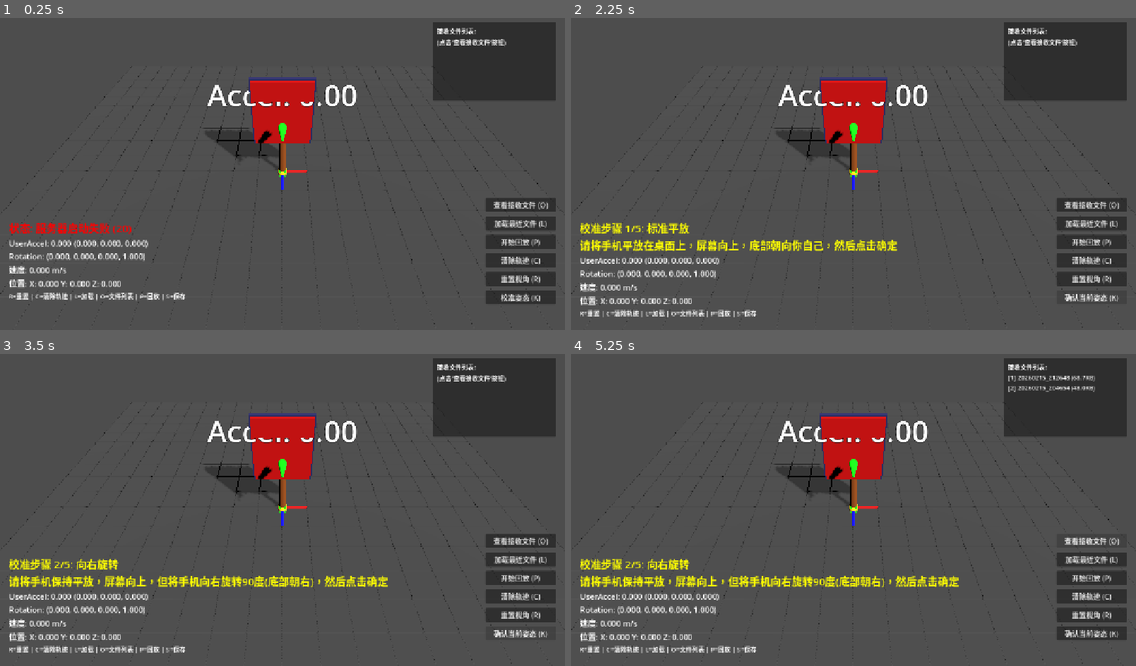
Above: before the commit, frames 1-4 (two rows, left to right).
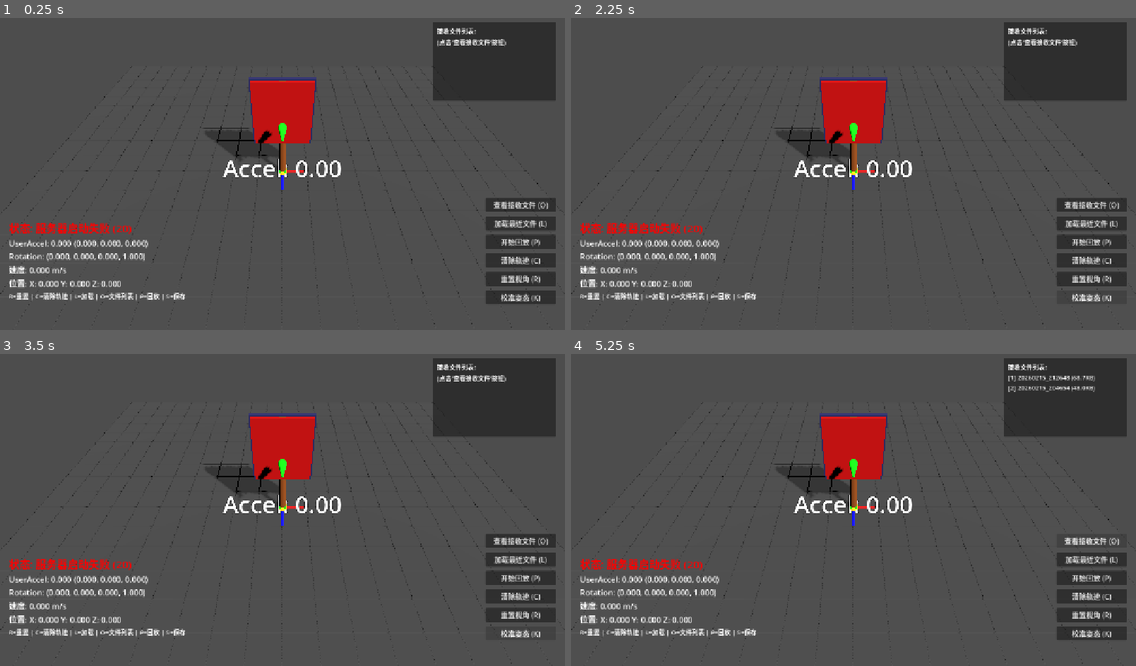
Above: after the commit, the same moments.

Repository: seekerzz/godot-server
Game: Godot game, scene res://main.tscn
Same seed, same stepped clock (60 frames per second), same inputs: the game is played once before the commit and once after it.
Inputs:
- Up to frame 1 (0.25 s): no input
- Up to frame 2 (2.25 s): click "清除轨迹 (C)" at 0.5 s; click "重置视角 (R)" at 1.25 s; click "校准姿态 (K)" at 2 s
- Up to frame 3 (3.5 s): click "确认当前姿态 (K)" (after the commit: "校准姿态 (K)") at 2.75 s
- Up to frame 4 (5.25 s): click "开始回放 (P)" at 3.5 s; click "开始回放 (P)" at 4.25 s; click "查看接收文件 (O)" at 5 s

The runs differ from the first frame. In frame 1, 1.0% of the frame differs, in the area x 36-64%, y 20-52%; in frame 2, 5.3%; in frame 3, 5.6%; in frame 4, 5.6%, in the area x 1-97%, y 20-96%.

Commit message:
Refactor sensor_server.gd: Replace Paddle with Phone visual, update physics, and simplify calibration.
- Replaced `create_paddle_model` with `create_phone_visuals` (BoxMesh phone model).
- Removed `PaddleModel`, `Lightsaber`, `TrailEmitter`, and related effects.
- Removed complex calibration logic (`start_calibration` etc.) and `convert_quaternion_to_godot`.
- Implemented simple Tare calibration (R/Space key) via `calibration_offset`.
- Updated physics to use `world_accel = display_rotation * user_accel_data`.
- Updated UI to reflect phone position.
- Strictly preserved UDP/JSON parsing, file transfer, and recording/playback logic.

Co-authored-by: seekerzz <30581485+seekerzz@users.noreply.github.com>

Diff:
--- a/sensor_server.gd
+++ b/sensor_server.gd
@@ -17,7 +17,7 @@
 
 # 运动计算 - 弹性回中算法
 var velocity := Vector3.ZERO
-var paddle_position := Vector3.ZERO
+var phone_position := Vector3.ZERO
 
 # 导出变量 - 可调整的运动参数
 @export var friction: float = 5.0  # 速度衰减系数
@@ -25,9 +25,8 @@
 @export var origin_position: Vector3 = Vector3.ZERO  # 中心点位置
 @export var max_displacement: float = 5.0  # 最大位移限制
 
-# 轨迹记录
-var trajectory_points: Array[Vector3] = []
-var trajectory_lines: Array[MeshInstance3D] = []
+# 校准偏移
+var calibration_offset: Quaternion = Quaternion.IDENTITY
 
 # 录制数据缓存
 var is_recording := false
@@ -59,9 +58,8 @@
 @onready var rotation_label: Label = %RotationLabel
 @onready var velocity_label: Label = %VelocityLabel
 @onready var position_label: Label = %PositionLabel
-@onready var trajectory_container: Node3D = %TrajectoryContainer
-@onready var paddle_model: Node3D = $PaddleModel
-@onready var paddle_pivot: Node3D = $PaddleModel/Pivot
+# @onready var trajectory_container: Node3D = %TrajectoryContainer # 移除轨迹容器引用
+var phone_visual: Node3D
 @onready var debug_label_3d: Label3D = %DebugLabel3D
 
 # 按钮引用
@@ -77,34 +75,12 @@
 var frame_count := 0
 var last_packet_time := 0.0
 
-# 校准系统
-var is_calibrating := false
-var calibration_step := 0
-var calibration_data: Array[Dictionary] = []
-var calibration_messages: Array[String] = [
-"请将手机平放在桌面上，屏幕向上，底部朝向你自己，然后点击确定",
-"请将手机保持平放，屏幕向上，但将手机向右旋转90度(底部朝右)，然后点击确定",
-"请将手机保持平放，屏幕向上，但将手机向左旋转90度(底部朝左)，然后点击确定",
-"请将手机竖直握持，屏幕朝向你，底部朝下，然后点击确定",
-"校准完成！点击确定保存校准数据"
-]
-var calibration_poses: Array[String] = [
-"标准平放",
-"向右旋转",
-"向左旋转",
-"竖直握持",
-"完成"
-]
-# 手动校准矩阵（通过采样确定）
-var calibration_matrix: Basis = Basis.IDENTITY
-var use_calibration_matrix := false
-
 func _ready():
 	start_server()
 	create_ground_grid()
 	connect_buttons()
-	create_paddle_model()
-	print("[控制] 按键说明: R=重置视角 | C=清除轨迹 | L=加载最近文件 | O=查看接收文件 | P=回放 | S=保存数据 | ESC=退出")
+	create_phone_visuals()
+	print("[控制] 按键说明: R/Space=重置视角(Tare) | L=加载最近文件 | O=查看接收文件 | P=回放 | S=保存数据 | ESC=退出")
 	print("[提示] 接收的文件保存在 received_files/ 文件夹，也可以使用右侧按钮操作")
 
 func connect_buttons():
@@ -115,20 +91,12 @@
 	if playback_button:
 		playback_button.pressed.connect(toggle_local_playback)
 	if clear_button:
-		clear_button.pressed.connect(clear_trajectory)
+		# clear_button.pressed.connect(clear_trajectory) # 移除轨迹清除
+		pass
 	if reset_button:
 		reset_button.pressed.connect(reset_view)
 	if calibrate_button:
-		calibrate_button.pressed.connect(on_calibrate_button_pressed)
-
-func on_calibrate_button_pressed():
-	"""校准按钮点击处理"""
-	if is_calibrating:
-		# 校准模式下，按钮变成确认按钮
-		record_calibration_sample()
-	else:
-		# 非校准模式下，开始校准
-		start_calibration()
+		calibrate_button.pressed.connect(reset_view) # 校准按钮现在只是重置/Tare
 
 func start_server():
 	udp_socket = PacketPeerUDP.new()
@@ -153,7 +121,7 @@
 		if local_playback_timer >= (1.0 / PLAYBACK_FPS):
 			local_playback_timer = 0.0
 			process_local_playback_frame()
-		update_paddle_visualization(delta)
+		update_phone_visualization(delta)
 		update_ui()
 		return
 
@@ -179,8 +147,8 @@
 					if frame_count % 60 == 0:
 						print("[接收] JSON消息: %s" % data_str.substr(0, 100))
 
-	# 更新乒乓球拍3D模型
-	update_paddle_visualization(delta)
+	# 更新手机3D模型
+	update_phone_visualization(delta)
 
 	# 更新UI
 	update_ui()
@@ -289,301 +257,99 @@
 				handle_file_transfer_end(data)
 				return
 
-func create_paddle_model():
-	"""程序化创建乒乓球拍模型（如果场景中没有）"""
-	if paddle_model != null:
-		return  # 场景中已经存在
-
-	# 创建球拍根节点
-	paddle_model = Node3D.new()
-	paddle_model.name = "PaddleModel"
-	add_child(paddle_model)
-
-	# 创建旋转中心点（Pivot）
-	var pivot = Node3D.new()
-	pivot.name = "Pivot"
-	paddle_model.add_child(pivot)
-
-	# 创建手柄 - 圆柱体
-	var handle_mesh = CylinderMesh.new()
-	handle_mesh.top_radius = 0.08
-	handle_mesh.bottom_radius = 0.08
-	handle_mesh.height = 1.5
-
-	var handle_material = StandardMaterial3D.new()
-	handle_material.albedo_color = Color(0.4, 0.2, 0.1)  # 棕色
-	handle_material.roughness = 0.8
-
-	var handle = MeshInstance3D.new()
-	handle.name = "Handle"
-	handle.mesh = handle_mesh
-	handle.material_override = handle_material
-	handle.position = Vector3(0, 0.75, 0)  # 向上偏移使Pivot位于底部
-	pivot.add_child(handle)
-
-	# 创建拍面 - 扁平圆柱体
-	var face_mesh = CylinderMesh.new()
-	face_mesh.top_radius = 1.0
-	face_mesh.bottom_radius = 1.0
-	face_mesh.height = 0.1
-
-	var face_material = StandardMaterial3D.new()
-	face_material.albedo_color = Color(0.8, 0.1, 0.1)  # 红色橡胶
-	face_material.roughness = 0.4
-	face_material.metallic = 0.1
-
-	var face = MeshInstance3D.new()
-	face.name = "Face"
-	face.mesh = face_mesh
-	face.material_override = face_material
-	face.position = Vector3(0, 2.0, 0)  # 手柄上方
-	pivot.add_child(face)
-
-	# 创建拍面边缘（可选，增加视觉效果）
-	var rim_mesh = CylinderMesh.new()
-	rim_mesh.top_radius = 1.02
-	rim_mesh.bottom_radius = 1.02
-	rim_mesh.height = 0.12
-
-	var rim_material = StandardMaterial3D.new()
-	rim_material.albedo_color = Color(0.2, 0.2, 0.2)  # 深色边缘
-
-	var rim = MeshInstance3D.new()
-	rim.name = "Rim"
-	rim.mesh = rim_mesh
-	rim.material_override = rim_material
-	rim.position = Vector3(0, 2.0, 0)
-	pivot.add_child(rim)
-
-	# 创建拖尾发射器
-	var trail_emitter = GPUParticles3D.new()
-	trail_emitter.name = "TrailEmitter"
-	trail_emitter.position = Vector3(0, 2.8, 0)  # 拍头位置
-	trail_emitter.emitting = true
-	trail_emitter.amount = 100
-	trail_emitter.lifetime = 0.5
-
-	# 创建粒子材质
-	var particle_material = ParticleProcessMaterial.new()
-	particle_material.emission_shape = ParticleProcessMaterial.EMISSION_SHAPE_POINT
-	particle_material.direction = Vector3(0, 0, 0)
-	particle_material.spread = 0.0
-	particle_material.initial_velocity_min = 0.0
-	particle_material.initial_velocity_max = 0.0
-	particle_material.scale_min = 0.1
-	particle_material.scale_max = 0.3
-	particle_material.color = Color(0.8, 0.2, 0.2, 0.6)
-	trail_emitter.process_material = particle_material
-
-	# 创建粒子网格
-	var particle_mesh = SphereMesh.new()
-	particle_mesh.radius = 0.05
-	particle_mesh.height = 0.1
-	trail_emitter.draw_pass_1 = particle_mesh
-
-	pivot.add_child(trail_emitter)
-
-func update_paddle_visualization(delta: float):
-	if paddle_model == null or paddle_pivot == null:
-		return
-
-	# 1. 姿态：直接应用接收到的四元数到模型
-	# 将Unity坐标系的四元数转换为Godot坐标系
-	# Unity:左手坐标系 Y-up, Godot:右手坐标系 Y-up (需要转换)
-	var godot_rotation = convert_quaternion_to_godot(current_rotation)
-	paddle_pivot.quaternion = godot_rotation
-
-	# 2. 位置：弹性回中算法
-	_update_paddle_position(delta)
-
-	# 3. 更新拖尾效果
-	_update_trail_effect()
-
-	# 4. 更新调试3D标签
+func create_phone_visuals():
+	"""程序化创建手机模型"""
+	if phone_visual != null:
+		return
+
+	phone_visual = Node3D.new()
+	phone_visual.name = "PhoneVisual"
+	add_child(phone_visual)
+
+	# 1. 机身 Body
+	var body_mesh = BoxMesh.new()
+	body_mesh.size = Vector3(0.075, 0.15, 0.01) # 宽0.075, 高0.15, 厚0.01
+
+	var body_mat = StandardMaterial3D.new()
+	body_mat.albedo_color = Color(0.2, 0.2, 0.2) # 深灰色
+	body_mat.metallic = 0.8
+	body_mat.roughness = 0.3
+
+	var body = MeshInstance3D.new()
+	body.name = "Body"
+	body.mesh = body_mesh
+	body.material_override = body_mat
+	phone_visual.add_child(body)
+
+	# 2. 屏幕 Screen (Z+ 面)
+	var screen_mesh = BoxMesh.new()
+	screen_mesh.size = Vector3(0.07, 0.14, 0.001) # 略小
+
+	var screen_mat = StandardMaterial3D.new()
+	screen_mat.albedo_color = Color(0.0, 0.0, 0.0)
+	screen_mat.emission_enabled = true
+	screen_mat.emission = Color(0.1, 0.1, 0.1) # 微弱发光
+
+	var screen = MeshInstance3D.new()
+	screen.name = "Screen"
+	screen.mesh = screen_mesh
+	screen.material_override = screen_mat
+	screen.position = Vector3(0, 0, 0.0055) # 稍微突出于机身
+	phone_visual.add_child(screen)
+
+	# 3. 标记 Notch (顶部)
+	var notch_mesh = BoxMesh.new()
+	notch_mesh.size = Vector3(0.02, 0.005, 0.001)
+
+	var notch_mat = StandardMaterial3D.new()
+	notch_mat.albedo_color = Color(0.1, 0.1, 0.1)
+
+	var notch = MeshInstance3D.new()
+	notch.name = "Notch"
+	notch.mesh = notch_mesh
+	notch.material_override = notch_mat
+	notch.position = Vector3(0, 0.065, 0.006) # 位于屏幕上方
+	phone_visual.add_child(notch)
+
+func update_phone_visualization(delta: float):
+	if phone_visual == null:
+		return
+
+	# 1. 姿态计算
+	# display_rotation = calibration_offset * current_rotation
+	var display_rotation = calibration_offset * current_rotation
+	phone_visual.quaternion = display_rotation
+
+	# 2. 物理与位移
+	# 将本地加速度转换为世界加速度
+	# world_accel = display_rotation * user_accel_local
+	var world_accel = display_rotation * user_accel_data
+
+	# 速度积分
+	velocity += world_accel * delta
+
+	# 阻力
+	velocity = velocity.lerp(Vector3.ZERO, friction * delta)
+
+	# 位置积分
+	phone_position += velocity * delta
+
+	# 弹性回中
+	phone_position = phone_position.lerp(origin_position, return_speed * delta)
+
+	# 范围限制 (Clamp)
+	phone_position.x = clamp(phone_position.x, -max_displacement, max_displacement)
+	phone_position.y = clamp(phone_position.y, -max_displacement, max_displacement) # 允许上下移动
+	phone_position.z = clamp(phone_position.z, -max_displacement, max_displacement)
+
+	# 应用位置
+	phone_visual.position = phone_position
+
+	# 更新调试标签
 	if debug_label_3d:
 		var accel_mag = user_accel_data.length()
 		debug_label_3d.text = "Accel: %.2f" % accel_mag
-		debug_label_3d.position = paddle_position + Vector3(0, 3.5, 0)
-
-	# 5. 更新光剑效果
-	_update_lightsaber_effect()
-
-func _update_lightsaber_effect():
-	"""更新光剑效果：根据加速度大小改变颜色和长度"""
-	if paddle_pivot == null:
-		return
-
-	var lightsaber = paddle_pivot.get_node_or_null("Lightsaber")
-	var lightsaber_glow = paddle_pivot.get_node_or_null("LightsaberGlow")
-	if lightsaber == null or lightsaber_glow == null:
-		return
-
-	# 计算加速度大小
-	var accel_mag = user_accel_data.length()
-
-	# 根据加速度大小决定颜色
-	# 低加速度: 绿色 -> 中加速度: 黄色 -> 高加速度: 红色
-	var color: Color
-	if accel_mag < 2.0:
-		# 绿色到黄色的渐变
-		var t = clamp(accel_mag / 2.0, 0.0, 1.0)
-		color = Color(0, 1, 0, 1).lerp(Color(1, 1, 0, 1), t)
-	elif accel_mag < 5.0:
-		# 黄色到橙色的渐变
-		var t = clamp((accel_mag - 2.0) / 3.0, 0.0, 1.0)
-		color = Color(1, 1, 0, 1).lerp(Color(1, 0.5, 0, 1), t)
-	else:
-		# 橙色到红色的渐变
-		var t = clamp((accel_mag - 5.0) / 5.0, 0.0, 1.0)
-		color = Color(1, 0.5, 0, 1).lerp(Color(1, 0, 0, 1), t)
-
-	# 更新光剑材质颜色
-	var material = lightsaber.material_override as StandardMaterial3D
-	if material:
-		material.albedo_color = color
-		material.emission = color
-
-	var glow_material = lightsaber_glow.material_override as StandardMaterial3D
-	if glow_material:
-		glow_material.albedo_color = Color(color.r, color.g, color.b, 0.3)
-		glow_material.emission = color
-
-	# 根据加速度方向更新光剑朝向和长度
-	# 光剑指向加速度方向，长度表示大小
-	if accel_mag > 0.1:
-		var accel_dir = user_accel_data.normalized()
-		var target_length = clamp(accel_mag * 0.3, 0.5, 3.0)
-
-		# 计算旋转使光剑指向加速度方向
-		var up = Vector3.UP
-		var rotation_basis = Basis()
-		rotation_basis.y = accel_dir
-		rotation_basis.x = up.cross(accel_dir).normalized()
-		if rotation_basis.x.length() < 0.001:
-			rotation_basis.x = Vector3.RIGHT
-		rotation_basis.z = rotation_basis.x.cross(rotation_basis.y).normalized()
-
-		lightsaber.transform = Transform3D(rotation_basis)
-		lightsaber_glow.transform = Transform3D(rotation_basis)
-
-		# 更新长度（缩放Y轴）
-		lightsaber.scale = Vector3(1, target_length, 1)
-		lightsaber_glow.scale = Vector3(1, target_length, 1)
-
-		# 位置偏移（使光剑从拍头开始向外延伸）
-		var offset = accel_dir * target_length * 0.5
-		lightsaber.position = Vector3(0, 3.5, 0) + offset
-		lightsaber_glow.position = Vector3(0, 3.5, 0) + offset
-	else:
-		# 低加速度时缩小光剑
-		lightsaber.scale = Vector3(0.1, 0.1, 0.1)
-		lightsaber_glow.scale = Vector3(0.1, 0.1, 0.1)
-
-func convert_quaternion_to_godot(q: Quaternion) -> Quaternion:
-	"""将Android坐标系的四元数转换为Godot坐标系
-	基于校准数据分析:
-	- 手机平放时 raw≈(0.5, 0.5, 0.5, 0.5)
-	- 竖直握持时 Y≈1.0（绕Y轴旋转）
-
-	期望映射:
-	- 手机屏幕向上(Z+) -> Godot Y+(上)
-	- 手机底部(Y-) -> Godot Z+(朝向玩家)
-	- 手机顶部(Y+) -> Godot Z-(朝向屏幕)
-	- 手机X右 -> Godot X右
-
-	坐标转换:
-	- Android X -> Godot X
-	- Android Y -> Godot -Z
-	- Android Z -> Godot Y
-
-	四元数转换: (x, y, z, w) -> (x, -z, y, w)
-	"""
-	return Quaternion(q.x, -q.z, q.y, q.w).normalized()
-
-func convert_vector_to_godot(v: Vector3) -> Vector3:
-	"""将Android坐标系的向量转换为Godot坐标系
-	坐标映射: (x, y, z) -> (x, -z, y)
-	"""
-	return Vector3(v.x, -v.z, v.y)
-
-func _update_paddle_position(delta: float):
-	"""弹性回中位置更新算法"""
-	# 转换加速度到Godot坐标系
-	var godot_accel = convert_vector_to_godot(user_accel_data)
-
-	# 速度积分
-	velocity += godot_accel * delta
-
-	# 高阻力衰减
-	velocity = velocity.lerp(Vector3.ZERO, friction * delta)
-
-	# 位置积分
-	paddle_position += velocity * delta
-
-	# 弹性回中
-	paddle_position = paddle_position.lerp(origin_position, return_speed * delta)
-
-	# 限制最大位移范围
-	paddle_position.x = clamp(paddle_position.x, -max_displacement, max_displacement)
-	paddle_position.y = clamp(paddle_position.y, 0.0, max_displacement)
-	paddle_position.z = clamp(paddle_position.z, -max_displacement, max_displacement)
-
-	# 应用到模型
-	paddle_model.position = paddle_position
-
-func _update_trail_effect():
-	"""根据移动速度更新拖尾效果"""
-	if paddle_pivot == null:
-		return
-
-	var trail_emitter = paddle_pivot.get_node_or_null("TrailEmitter")
-	if trail_emitter == null:
-		return
-
-	var speed = velocity.length()
-	# 根据速度调整发射率
-	trail_emitter.amount = int(clamp(speed * 20, 10, 100))
-
-	# 记录轨迹点
-	var trail_pos = paddle_position + Vector3(0, 2.8, 0)
-	if trajectory_points.is_empty() or trail_pos.distance_to(trajectory_points[-1]) > 0.05:
-		add_trajectory_point(trail_pos)
-
-func add_trajectory_point(pos: Vector3):
-	trajectory_points.append(pos)
-
-	if trajectory_points.size() > MAX_TRAJECTORY_POINTS:
-		trajectory_points.pop_front()
-		if trajectory_lines.size() > 0:
-			var old_line = trajectory_lines.pop_front()
-			old_line.queue_free()
-
-	if trajectory_points.size() >= 2:
-		var start_pos = trajectory_points[-2]
-		var end_pos = trajectory_points[-1]
-		create_trajectory_line(start_pos, end_pos)
-
-func create_trajectory_line(start_pos: Vector3, end_pos: Vector3):
-	var mesh_instance = MeshInstance3D.new()
-	var mesh = ImmediateMesh.new()
-	mesh_instance.mesh = mesh
-
-	mesh.surface_begin(Mesh.PRIMITIVE_LINES)
-	mesh.surface_set_color(Color(0, 1, 1, 0.8))
-	mesh.surface_add_vertex(start_pos)
-	mesh.surface_add_vertex(end_pos)
-	mesh.surface_end()
-
-	var material = StandardMaterial3D.new()
-	material.albedo_color = Color(0, 0.8, 1, 0.6)
-	material.emission_enabled = true
-	material.emission = Color(0, 0.5, 0.8, 1)
-	material.emission_energy = 0.3
-	mesh_instance.material_override = material
-
-	trajectory_container.add_child(mesh_instance)
-	trajectory_lines.append(mesh_instance)
-
+		debug_label_3d.position = phone_position + Vector3(0, 0.2, 0)
 func create_ground_grid():
 	for i in range(-10, 11):
 		create_grid_line(Vector3(i, 0, -10), Vector3(i, 0, 10), Color(0.3, 0.3, 0.3, 0.5))
@@ -611,21 +377,16 @@
 	accel_label.text = "UserAccel: %.3f (%.3f, %.3f, %.3f)" % [accel_mag, user_accel_data.x, user_accel_data.y, user_accel_data.z]
 	rotation_label.text = "Rotation: (%.3f, %.3f, %.3f, %.3f)" % [current_rotation.x, current_rotation.y, current_rotation.z, current_rotation.w]
 	velocity_label.text = "速度: %.3f m/s" % velocity.length()
-	position_label.text = "位置: X: %.3f Y: %.3f Z: %.3f" % [paddle_position.x, paddle_position.y, paddle_position.z]
+	position_label.text = "位置: X: %.3f Y: %.3f Z: %.3f" % [phone_position.x, phone_position.y, phone_position.z]
 
 func _input(event):
 	if event.is_action_pressed("ui_cancel"):
 		get_tree().quit()
 
 	if event is InputEventKey and event.pressed:
-		# 校准模式下的确认键
-		if is_calibrating and event.keycode == KEY_ENTER:
-			record_calibration_sample()
-			return
-
 		match event.keycode:
-			KEY_C:
-				clear_trajectory()
+			KEY_SPACE, KEY_R:
+				reset_view()
 			KEY_L:
 				load_most_recent_received_file()
 			KEY_O:
@@ -634,27 +395,25 @@
 				toggle_local_playback()
 			KEY_S:
 				save_playback_buffer_to_file()
-			KEY_R:
+			KEY_K:
 				reset_view()
-			KEY_K:
-				start_calibration()
 
 func reset_view():
-	paddle_position = Vector3.ZERO
+	phone_position = Vector3.ZERO
 	velocity = Vector3.ZERO
-	current_rotation = Quaternion.IDENTITY
-	if paddle_model:
-		paddle_model.position = paddle_position
-	if paddle_pivot:
-		paddle_pivot.rotation = Vector3.ZERO
-	clear_trajectory()
-	print("[视图] 已重置")
-
-func clear_trajectory():
-	trajectory_points.clear()
-	for line in trajectory_lines:
-		line.queue_free()
-	trajectory_lines.clear()
+	# current_rotation = Quaternion.IDENTITY # 不要重置 current_rotation, 它来自传感器
+
+	# 设置校准偏移 (Tare)
+	calibration_offset = current_rotation.inverse()
+
+	if phone_visual:
+		phone_visual.position = phone_position
+		# phone_visual.quaternion 会在下一帧 update_phone_visualization 中更新为 IDENTITY (因为 offset * rotation)
+
+	print("[视图] 已重置 (Tare)")
+
+# func clear_trajectory():
+# 	pass
 
 func _on_timer_timeout():
 	pass
@@ -833,7 +592,7 @@
 	is_local_playing = true
 	local_playback_index = 0
 	local_playback_timer = 0.0
-	clear_trajectory()
+	# clear_trajectory()
 	reset_view()
 
 	print("[本地回放] 开始回放，共 ", local_playback_frames.size(), " 帧")
@@ -1137,146 +896,3 @@
 
 	# 自动开始回放
 	start_local_playback()
-
-# ===== 校准功能 =====
-
-func start_calibration():
-	"""开始校准流程"""
-	is_calibrating = true
-	calibration_step = 0
-	calibration_data.clear()
-	use_calibration_matrix = false
-
-	print("\n========== 开始姿态校准 ==========")
-	show_calibration_dialog()
-
-func show_calibration_dialog():
-	"""显示校准对话框"""
-	if calibration_step >= calibration_messages.size():
-		finish_calibration()
-		return
-
-	var message = calibration_messages[calibration_step]
-	var pose_name = calibration_poses[calibration_step]
-
-	print("\n[校准步骤 %d/%d] %s" % [calibration_step + 1, calibration_messages.size(), pose_name])
-	print("说明: %s" % message)
-
-	# 更新UI显示
-	status_label.text = "校准步骤 %d/%d: %s\n%s" % [calibration_step + 1, calibration_messages.size(), pose_name, message]
-	status_label.modulate = Color.YELLOW
-
-	# 更新按钮文本为"确认"
-	if calibrate_button:
-		calibrate_button.text = "确认当前姿态 (K)"
-
-func record_calibration_sample():
-	"""记录当前姿态的校准数据"""
-	if not is_calibrating:
-		return
-
-	# 记录当前的原始四元数和转换后的四元数
-	var sample = {
-		"step": calibration_step,
-		"pose_name": calibration_poses[calibration_step],
-		"raw_quaternion": {
-			"x": current_rotation.x,
-			"y": current_rotation.y,
-			"z": current_rotation.z,
-			"w": current_rotation.w
-		},
-		"user_accel": {
-			"x": user_accel_data.x,
-			"y": user_accel_data.y,
-			"z": user_accel_data.z
-		}
-	}
-	calibration_data.append(sample)
-
-	print("[校准记录] 步骤 %d (%s)" % [calibration_step, calibration_poses[calibration_step]])
-	print("[校准记录] 原始四元数: (%.4f, %.4f, %.4f, %.4f)" % [
-		current_rotation.x, current_rotation.y, current_rotation.z, current_rotation.w
-	])
-
-	# 进入下一步
-	calibration_step += 1
-	show_calibration_dialog()
-
-func finish_calibration():
-	"""完成校准并计算转换矩阵"""
-	is_calibrating = false
-
-	print("\n========== 校准完成 ==========")
-	print("记录了 %d 个姿态样本" % calibration_data.size())
-
-	# 保存校准数据到文件
-	save_calibration_data()
-
-	# 尝试计算校准矩阵
-	calculate_calibration_matrix()
-
-	status_label.text = "校准完成！数据已保存到 calibration_data.json"
-	status_label.modulate = Color.GREEN
-
-	# 恢复按钮文本
-	if calibrate_button:
-		calibrate_button.text = "校准姿态 (K)"
-
-func save_calibration_data():
-	"""保存校准数据到文件"""
-	var datetime = Time.get_datetime_dict_from_system()
-	var filename = "user://calibration_%04d%02d%02d_%02d%02d%02d.json" % [
-		datetime.year, datetime.month, datetime.day,
-		datetime.hour, datetime.minute, datetime.second
-	]
-
-	var file = FileAccess.open(filename, FileAccess.WRITE)
-	if file:
-		var output = {
-			"calibration_date": "%04d-%02d-%02d %02d:%02d:%02d" % [
-				datetime.year, datetime.month, datetime.day,
-				datetime.hour, datetime.minute, datetime.second
-			],
-			"samples": calibration_data
-		}
-		file.store_string(JSON.stringify(output, "\t"))
-		file.close()
-		print("[校准保存] 数据已保存到: %s" % filename)
-
-	# 同时保存一个固定名称的文件用于调试
-	var debug_file = FileAccess.open("user://calibration_data.json", FileAccess.WRITE)
-	if debug_file:
-		var debug_output = {
-			"calibration_date": "%04d-%02d-%02d %02d:%02d:%02d" % [
-				datetime.year, datetime.month, datetime.day,
-				datetime.hour, datetime.minute, datetime.second
-			],
-			"samples": calibration_data
-		}
-		debug_file.store_string(JSON.stringify(debug_output, "\t"))
-		debug_file.close()
-		print("[校准保存] 调试数据已保存到: user://calibration_data.json")
-
-func calculate_calibration_matrix():
-	"""基于校准数据计算转换矩阵"""
-	print("\n[校准计算] 分析校准数据...")
-
-	if calibration_data.size() < 2:
-		print("[校准计算] 样本不足，无法计算")
-		return
-
-	# 打印每个样本的数据用于分析
-	for sample in calibration_data:
-		var q = sample["raw_quaternion"]
-		print("[校准样本] %s: raw=(%.4f, %.4f, %.4f, %.4f)" % [
-			sample["pose_name"], q["x"], q["y"], q["z"], q["w"]
-		])
-
-	print("\n[校准计算] 基于样本数据，建议使用以下转换:")
-	print("  convert_quaternion_to_godot(q):")
-	print("    return Quaternion(q.x, q.y, q.z, q.w).normalized()")
-	print("\n  或者尝试其他分量排列:")
-	print("    Quaternion(q.x, -q.y, q.z, q.w)")
-	print("    Quaternion(q.x, q.z, q.y, q.w)")
-	print("    Quaternion(q.y, q.z, q.x, q.w)")
-	print("    ...等")
